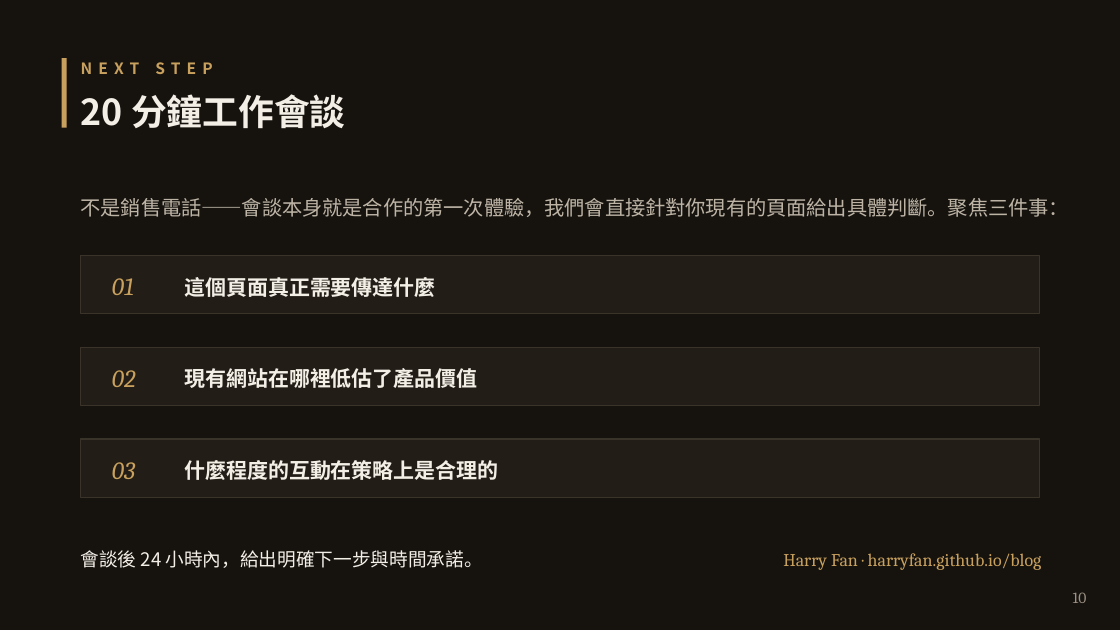
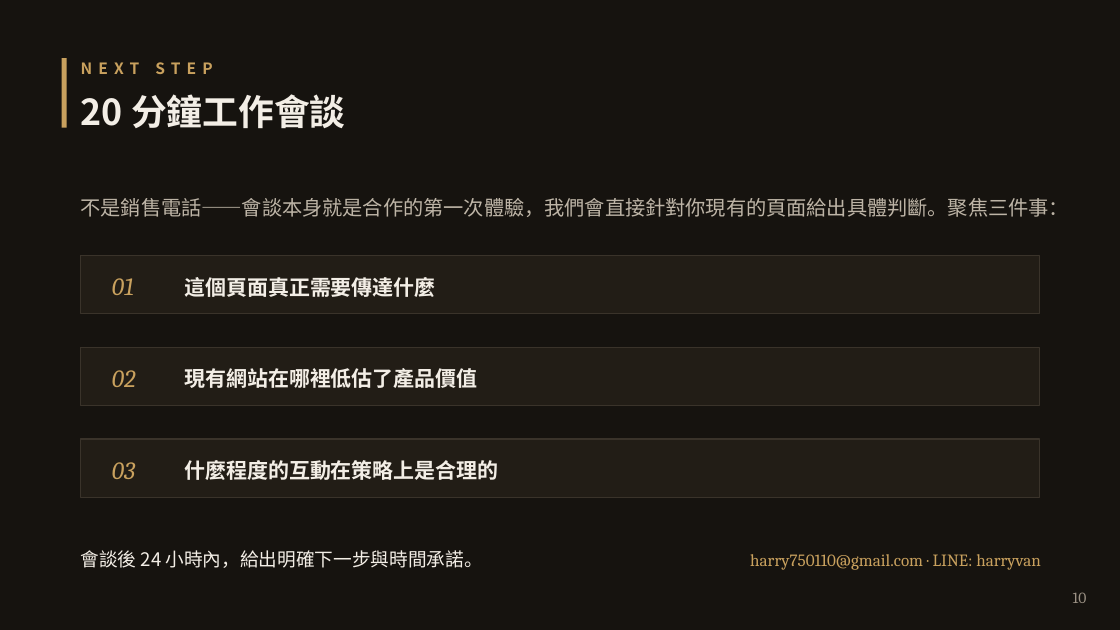
Before and after one commit to HarryFan/claude-mobile, a slide deck: slide 10 of brag-output/sales-kit/sales-kit-deck.pptx. Drawn at 1120x630 pixels with LibreOffice and Linux fonts; fonts in the diff are those of the drawing. Boxes give left, top, right and bottom in pixels: in the first picture for what was removed or moved away, otherwise in the second. Text is boxed around its words. In the diff, an @@ line names an element or a change of style, - is before the commit and + after.

```diff
--- a/brag-output/sales-kit/sales-kit-deck.pptx
+++ b/brag-output/sales-kit/sales-kit-deck.pptx
@@ text at [750, 554, 1041, 570]: text changed; size 11.5 to 11 pt @@
-Harry Fan · harryfan.github.io/blog
+harry750110@gmail.com · LINE: harryvan
```
Also in this commit, not shown: 1 other slide changed, 5 other files.
